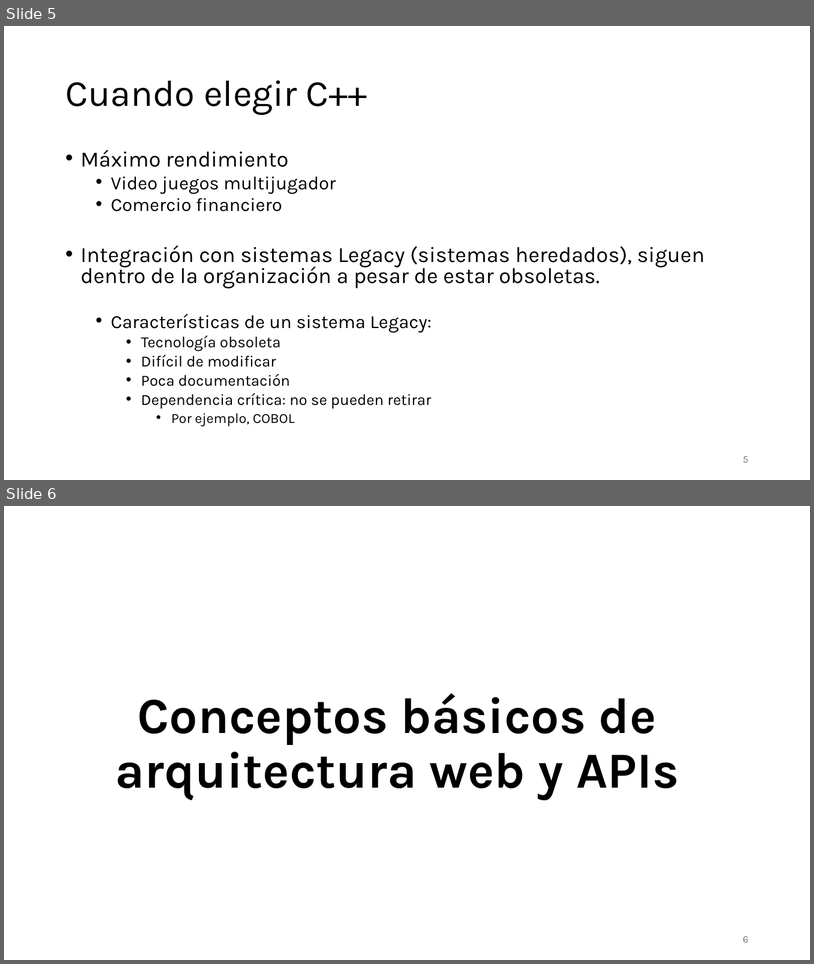
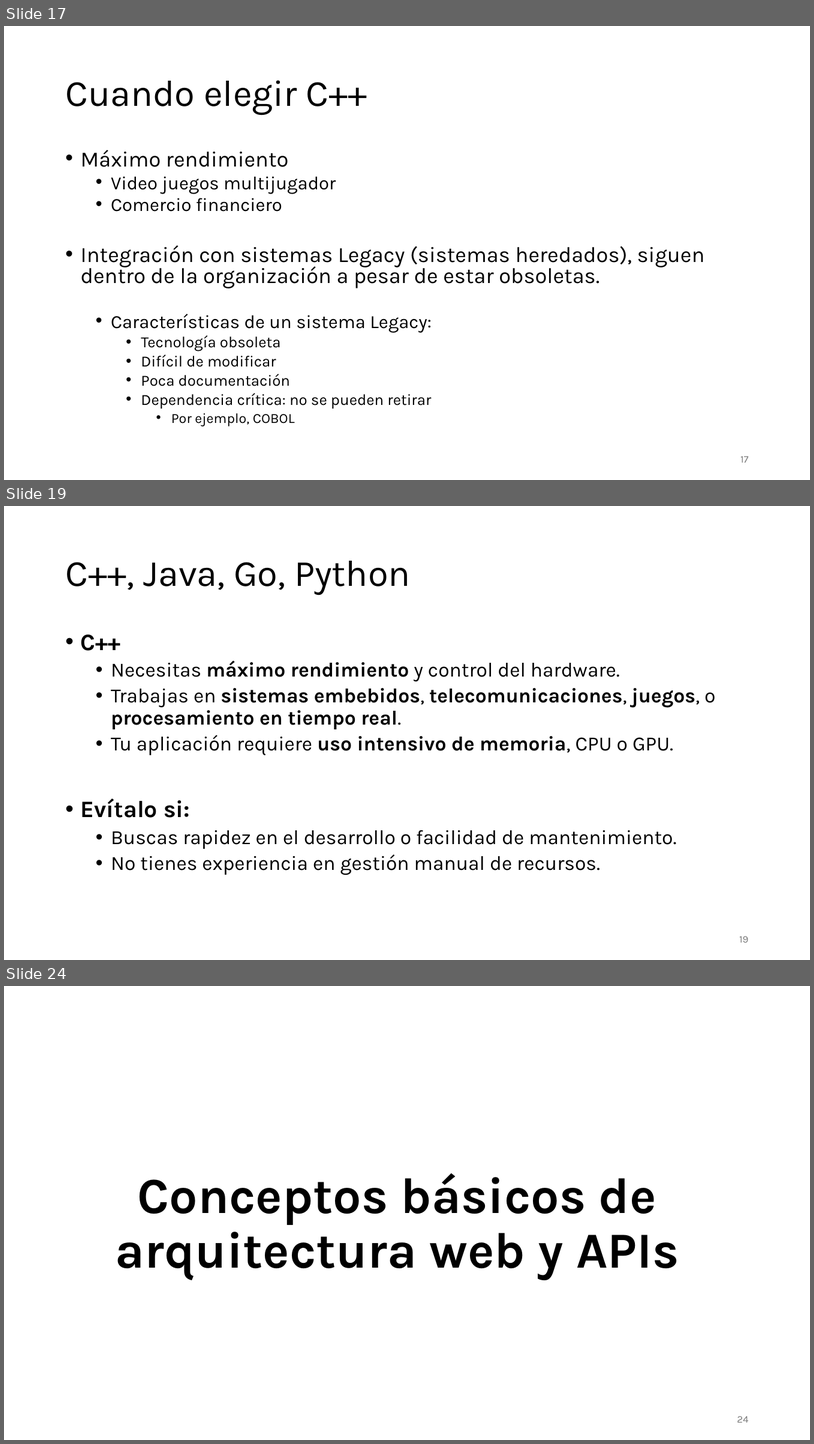
Before and after one commit to aldebarran22/CURSO_CPP_SERVICIOS_30H, a slide deck: doc/1_Introduccion a los servicios Web en Cpp.pptx. Shown one above the other, each under a label of ours: slides 5 and 6 before the commit, slides 17, 19 and 24 after it; the slides between them are not shown. The pictures are 814x964 and 814x1444 pixels, drawn with LibreOffice and Linux fonts; fonts in the diff are those of the drawing. Boxes give left, top, right and bottom in pixels: in the first picture for what was removed or moved away, otherwise in the second. Text is boxed around its words. In the diff, an @@ line names an element or a change of style, - is before the commit and + after.

```diff
--- a/doc/1_Introduccion a los servicios Web en Cpp.pptx
+++ b/doc/1_Introduccion a los servicios Web en Cpp.pptx
@@ slide 19 added at [4, 506, 810, 960], background #FFFFFF @@
@@ title added at [65, 561, 411, 595], 44 pt, text #000000 @@
+C++, Java, Go, Python
@@ text added at [81, 634, 716, 875], 24 pt, text #000000 @@
+• C++
+  • Necesitas máximo rendimiento y control del hardware.
+  • Trabajas en sistemas embebidos, telecomunicaciones, juegos, o procesamiento en tiempo real.
+  • Tu aplicación requiere uso intensivo de memoria, CPU o GPU.
+• Evítalo si:
+  • Buscas rapidez en el desarrollo o facilidad de mantenimiento.
+  • No tienes experiencia en gestión manual de recursos.
@@ page number added at [740, 936, 749, 942], 12 pt, text #797979 @@
+19
@@ what was slide 5 is now slide 17 @@
@@ page number at [741, 456, 749, 462]: text changed @@
-5
+17
@@ what was slide 6 is now slide 24 @@
@@ page number at [737, 1416, 749, 1422]: text changed @@
-6
+24
```
Also in this commit, not shown: 17 other slides added, 44 other files.
